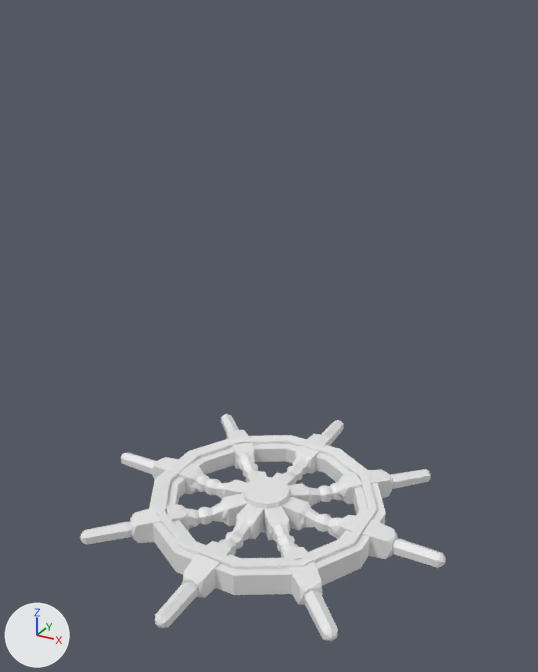
Two versions of the Blender file Swords and Sails/Ship Wheel.blend, one commit apart.
One viewpoint serves both versions: a 50 mm camera at (1.68, -3.03, 2.55) aimed at (0.04, -0.04, 1.06). Lighting does not change. The marker at lower left points along +X, +Y and +Z.

Before the edit, the objects in view are built like this:
```python
ob_cylinder = bpy.data.objects.new('Cylinder', me_cylinder_024)
ob_cylinder.location = (0.0, 0.0, 0.0)
ob_cylinder.rotation_euler = (0.0, 0.0, 0.267)  # degrees (0, 0, 15)
ob_cylinder.scale = (0.662, 0.662, 0.0599)
ob_cylinder_003 = bpy.data.objects.new('Cylinder.003', me_cylinder_025)
ob_cylinder_003.location = (0.0, 0.0, 0.0)
ob_cylinder_003.scale = (0.129, 0.129, 0.097)
ob_stick_wheel = bpy.data.objects.new('Stick wheel', me_cylinder_037)
ob_stick_wheel.location = (0.0, 0.0, 0.0)
ob_stick_wheel.rotation_euler = (1.571, 0.0, 0.0)  # degrees (90, 0, 0)
ob_stick_wheel.scale = (0.041, 0.041, 0.0701)
ob_stick_wheel_001 = bpy.data.objects.new('Stick wheel.001', me_cylinder_099)
ob_stick_wheel_001.location = (0.0, 0.0, 0.0)
ob_stick_wheel_001.rotation_euler = (1.571, 0.0, -0.776)  # degrees (90, 0, -44)
ob_stick_wheel_001.scale = (0.041, 0.041, 0.0701)
ob_stick_wheel_002 = bpy.data.objects.new('Stick wheel.002', me_cylinder_100)
ob_stick_wheel_002.location = (0.0, 0.0, 0.0)
ob_stick_wheel_002.rotation_euler = (1.571, 0.0, -1.552)  # degrees (90, 0, -89)
ob_stick_wheel_002.scale = (0.041, 0.041, 0.0701)
ob_stick_wheel_003 = bpy.data.objects.new('Stick wheel.003', me_cylinder_101)
ob_stick_wheel_003.location = (0.0, 0.0, 0.0)
ob_stick_wheel_003.rotation_euler = (1.571, 0.0, -2.343)  # degrees (90, 0, -134)
ob_stick_wheel_003.scale = (0.041, 0.041, 0.0701)
ob_stick_wheel_005 = bpy.data.objects.new('Stick wheel.005', me_cylinder_103)
ob_stick_wheel_005.location = (0.0, 0.0, 0.0)
ob_stick_wheel_005.rotation_euler = (1.571, 0.0, -3.917)  # degrees (90, 0, -224)
ob_stick_wheel_005.scale = (0.041, 0.041, 0.0701)
ob_stick_wheel_006 = bpy.data.objects.new('Stick wheel.006', me_cylinder_104)
ob_stick_wheel_006.location = (0.0, 0.0, 0.0)
ob_stick_wheel_006.rotation_euler = (1.571, 0.0, -4.701)  # degrees (90, 0, -269)
ob_stick_wheel_006.scale = (0.041, 0.041, 0.0701)
ob_stick_wheel_007 = bpy.data.objects.new('Stick wheel.007', me_cylinder_105)
ob_stick_wheel_007.location = (0.0, 0.0, 0.0)
ob_stick_wheel_007.rotation_euler = (1.571, 0.0, -5.498)  # degrees (90, 0, -315)
ob_stick_wheel_007.scale = (0.041, 0.041, 0.0701)
# also in view: 'Stick wheel.004' at (0.0, -0.57, 0.0)
```
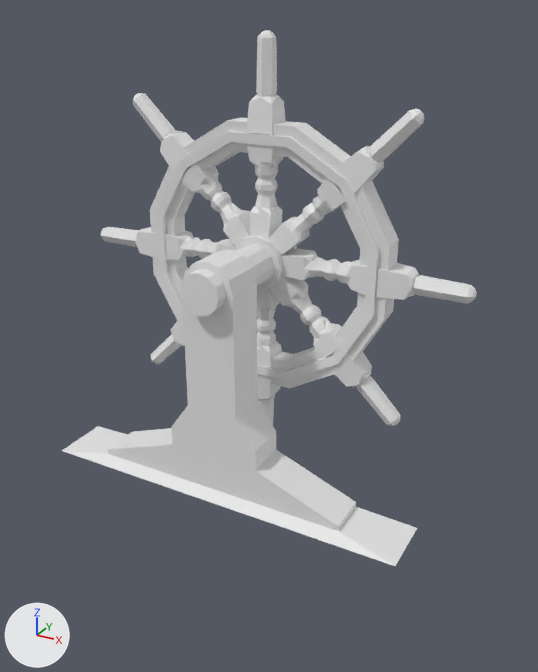
Where the newer file only moved an object's origin or applied its transform, the numbers keep the older frame.

Location of each change, [x1, y1, x2, y2] in pixels of the pictures (538 x 672 px):
'Cylinder.004', added: after [62, 249, 417, 566]
'Cylinder', moved, turned: before [149, 435, 386, 595]; after [150, 118, 399, 388]
'Stick wheel.004', moved, turned: before [155, 503, 264, 628]; after [246, 30, 286, 239]
'Stick wheel.001', reshaped: before [287, 469, 431, 507]; after [133, 93, 250, 246]
'Stick wheel.006', reshaped: before [121, 453, 247, 499]; after [269, 276, 400, 426]
'Stick wheel.007', reshaped: before [221, 414, 267, 483]; after [281, 248, 477, 304]
'Stick wheel.002', reshaped: before [281, 496, 446, 568]; after [101, 227, 236, 260]
'Stick wheel.005', reshaped: before [80, 493, 248, 545]; after [257, 288, 282, 425]
'Stick wheel.008', added: after [268, 109, 424, 255]
'Cylinder.003', reshaped, moved, turned: before [243, 477, 290, 533]; after [180, 235, 297, 316]
'Stick wheel.003', reshaped: before [264, 505, 338, 641]; after [151, 317, 185, 364]
'Stick wheel', deleted: before [273, 420, 344, 485]

Diff of the bpy script that builds the scene:
```diff
--- a/Swords and Sails/Ship Wheel.blend.py
+++ b/Swords and Sails/Ship Wheel.blend.py
@@ me_cylinder_025 @@
 # used by ob_cylinder_003; location = (0.0, 0.0, 0.0); scale = (0.129, 0.129, 0.097)
-me_cylinder_025.from_pydata(...)  # 24 vertices, 14 faces; spans x -1.0..1.0, y -1.0..1.0, z -1.0..1.0
+me_cylinder_025.from_pydata(...)  # 48 vertices, 38 faces; spans x -1.0..1.0, y -1.0..1.0, z -3.85..3.17
+# me_cylinder_025 part 1: the whole mesh is rebuilt
@@ me_cylinder_099 @@
 me_cylinder_099.from_pydata(...)  # 122 vertices, 104 faces; spans x -1.6..1.66, y -1.63..1.63, z -14.54..-1.59
 # used by ob_stick_wheel_001; location = (0.0, 0.0, 0.0); rotation_euler = (1.571, 0.0, -0.776), in degrees (90, 0, -44); scale = (0.041, 0.041, 0.0701)
+# me_cylinder_099 part 2: the whole mesh is multiplied about its middle by the matrix ((-0.503, -0.701, 0.865), (-0.709, 0.0, -1.206), (0.289, -0.417, -0.497)), then moved by (-7.02, 44.87, 12.08)
@@ me_cylinder_100 @@
 me_cylinder_100.from_pydata(...)  # 122 vertices, 104 faces; spans x -1.6..1.66, y -1.63..1.63, z -14.54..-1.59
 # used by ob_stick_wheel_002; location = (0.0, 0.0, 0.0); rotation_euler = (1.571, 0.0, -1.552), in degrees (90, 0, -89); scale = (0.041, 0.041, 0.0701)
+# me_cylinder_100 part 3: the whole mesh is multiplied about its middle by the matrix ((0.0, -1.0, 0.031), (-1.0, 0.0, 0.024), (-0.008, -0.011, -1.0)), then moved by (-0.28, 34.95, 16.13)
@@ me_cylinder_101 @@
 me_cylinder_101.from_pydata(...)  # 122 vertices, 104 faces; spans x -1.6..1.66, y -1.63..1.63, z -14.54..-1.59
 # used by ob_stick_wheel_003; location = (0.0, 0.0, 0.0); rotation_euler = (1.571, 0.0, -2.343), in degrees (90, 0, -134); scale = (0.041, 0.041, 0.0701)
+# me_cylinder_101 part 4: the whole mesh is multiplied about its middle by the matrix ((-0.49, -0.716, -0.85), (-0.712, 0.0, 1.2), (-0.294, 0.408, -0.51)), then moved by (6.81, 25.47, 12.17)
@@ me_cylinder_103 @@
 me_cylinder_103.from_pydata(...)  # 122 vertices, 104 faces; spans x -1.6..1.66, y -1.63..1.63, z -14.54..-1.59
 # used by ob_stick_wheel_005; location = (0.0, 0.0, 0.0); rotation_euler = (1.571, 0.0, -3.917), in degrees (90, 0, -224); scale = (0.041, 0.041, 0.0701)
+# me_cylinder_103 part 5: the whole mesh is multiplied about its middle by the matrix ((-0.714, 0.7, -0.01), (-0.008, 0.0, 1.709), (0.409, 0.418, 0.006)), then moved by (0.03, 21.38, 8.03)
@@ me_cylinder_104 @@
 me_cylinder_104.from_pydata(...)  # 122 vertices, 104 faces; spans x -1.6..1.66, y -1.63..1.63, z -14.54..-1.59
 # used by ob_stick_wheel_006; location = (0.0, 0.0, 0.0); rotation_euler = (1.571, 0.0, -4.701), in degrees (90, 0, -269); scale = (0.041, 0.041, 0.0701)
+# me_cylinder_104 part 6: the whole mesh is multiplied about its middle by the matrix ((-0.008, 1.0, 0.014), (0.704, 0.0, 1.215), (0.416, 0.007, -0.704)), then moved by (-0.15, 25.39, 13.75)
@@ me_cylinder_105 @@
 me_cylinder_105.from_pydata(...)  # 122 vertices, 104 faces; spans x -1.6..1.66, y -1.63..1.63, z -14.54..-1.59
 # used by ob_stick_wheel_007; location = (0.0, 0.0, 0.0); rotation_euler = (1.571, 0.0, -5.498), in degrees (90, 0, -315); scale = (0.041, 0.041, 0.0701)
+# me_cylinder_105 part 7: the whole mesh is multiplied about its middle by the matrix ((0.008, 0.707, -1.209), (1.0, 0.0, 0.018), (0.004, -0.414, -0.707)), then moved by (9.72, 35.05, 13.76)
@@ ob_cylinder @@
 ob_cylinder = bpy.data.objects.new('Cylinder', me_cylinder_024)
-ob_cylinder.location = (0.0, 0.0, 0.0)
-ob_cylinder.rotation_euler = (0.0, 0.0, 0.267)  # degrees (0, 0, 15)
+ob_cylinder.location = (0.0, 0.0, 1.443)
+ob_cylinder.rotation_euler = (-1.571, 0.267, 0.0)  # degrees (-90, 15, 0)
 ob_cylinder.scale = (0.662, 0.662, 0.0599)
@@ ob_cylinder_003 @@
 ob_cylinder_003 = bpy.data.objects.new('Cylinder.003', me_cylinder_025)
-ob_cylinder_003.location = (0.0, 0.0, 0.0)
+ob_cylinder_003.location = (0.0, -0.21, 1.443)
+ob_cylinder_003.rotation_euler = (-1.571, 0.0, 0.0)  # degrees (-90, 0, 0)
 ob_cylinder_003.scale = (0.129, 0.129, 0.097)
@@ ob_stick_wheel @@
-ob_stick_wheel = bpy.data.objects.new('Stick wheel', me_cylinder_037)
@@ ob_stick_wheel_004 @@
 ob_stick_wheel_004 = bpy.data.objects.new('Stick wheel.004', me_cylinder_102)
-ob_stick_wheel_004.location = (0.0, 0.0, 0.0)
-ob_stick_wheel_004.rotation_euler = (1.571, 0.0, -3.133)  # degrees (90, 0, -180)
+ob_stick_wheel_004.location = (0.0, 0.0, 1.443)
+ob_stick_wheel_004.rotation_euler = (3.142, -0.00861, -3.142)  # degrees (180, -0.5, -180)
 ob_stick_wheel_004.scale = (0.041, 0.041, 0.0701)
@@ ob_cylinder_004 @@
+ob_cylinder_004 = bpy.data.objects.new('Cylinder.004', me_cylinder_010)  # 52 vertices, 55 faces; spans x -7.28..7.28, y -6.81..2.42, z -1.51..1.51
+ob_cylinder_004.location = (0.0, -0.42, 0.692)
+ob_cylinder_004.rotation_euler = (-1.571, 0.0, 0.0)  # degrees (-90, 0, 0)
+ob_cylinder_004.scale = (0.129, 0.129, 0.097)
@@ ob_stick_wheel_008 @@
+ob_stick_wheel_008 = bpy.data.objects.new('Stick wheel.008', me_cylinder_009)  # 122 vertices, 104 faces; spans x -1.63..1.64, y -1.63..1.63, z -7.06..5.89
+ob_stick_wheel_008.location = (0.369, 0.0, 1.815)
+ob_stick_wheel_008.rotation_euler = (3.142, 5.5, -3.142)  # degrees (180, 315, -180)
+ob_stick_wheel_008.scale = (0.041, 0.041, 0.0701)
```
